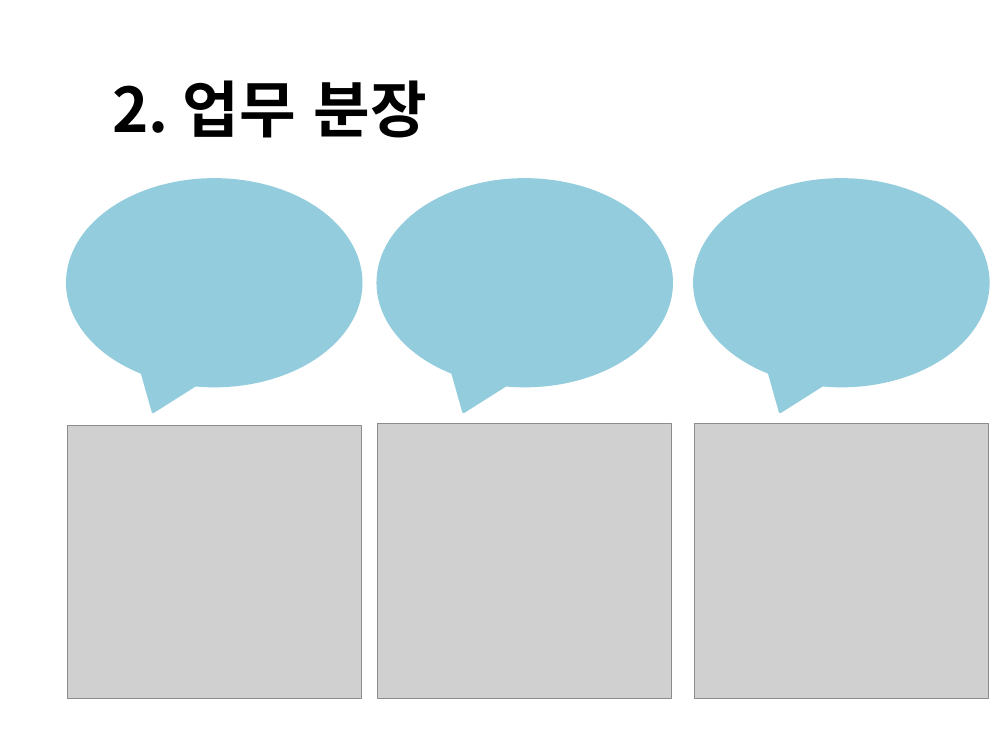
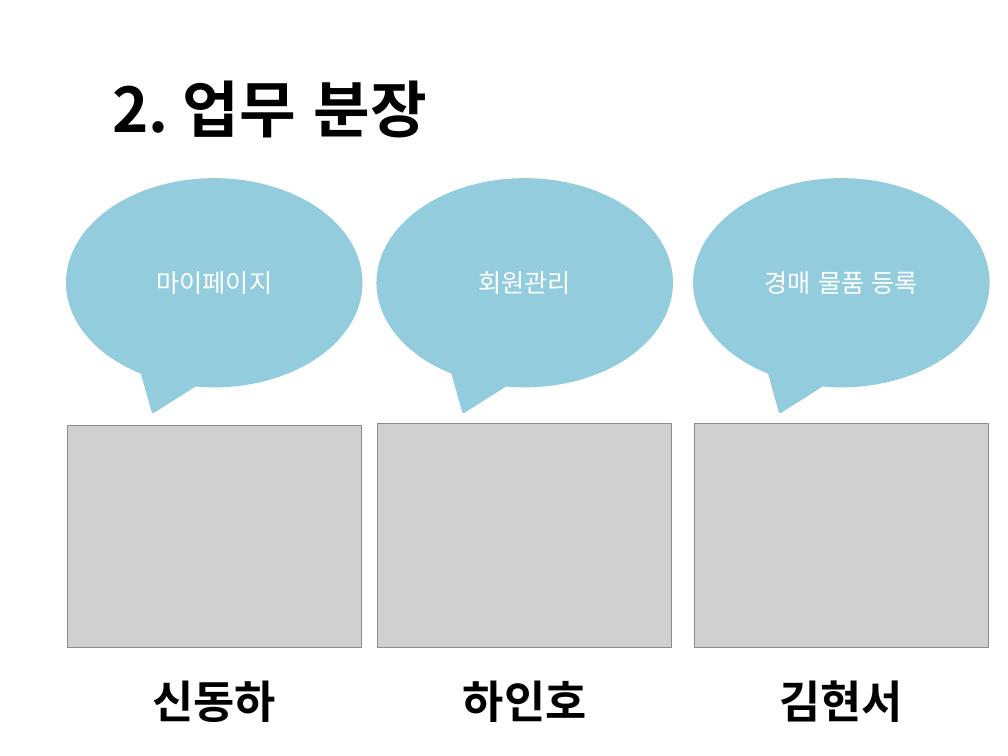
Before and after one commit to caramelslime/alpaca_resources, a slide deck: slide 5 of 알파카 옥션/알파카 옥션 1주차.pptx. Drawn at 1008x756 pixels with LibreOffice and Linux fonts; fonts in the diff are those of the drawing; grey boxes stand for pictures. Boxes give left, top, right and bottom in pixels: in the first picture for what was removed or moved away, otherwise in the second. Text is boxed around its words. In the diff, an @@ line names an element or a change of style, - is before the commit and + after.

```diff
--- a/알파카 옥션/알파카 옥션 1주차.pptx
+++ b/알파카 옥션/알파카 옥션 1주차.pptx
@@ text in speech bubble at box(156, 271, 272, 294): text added @@
+마이페이지
@@ text in speech bubble at box(478, 271, 571, 294): text added @@
+회원관리
@@ text in speech bubble at box(765, 271, 918, 294): text added @@
+경매 물품 등록
@@ picture: place and size @@
-picture at box(68, 425, 361, 699)
+picture at box(68, 425, 361, 647)
@@ picture: place and size @@
-picture at box(378, 423, 671, 699)
+picture at box(378, 423, 671, 647)
@@ picture: place and size @@
-picture at box(695, 423, 988, 699)
+picture at box(695, 423, 988, 647)
@@ text added at box(152, 680, 276, 722), 32 pt, text #000000, bold @@
+신동하
@@ text added at box(463, 680, 587, 722), 32 pt, text #000000, bold @@
+하인호
@@ text added at box(779, 680, 903, 722), 32 pt, text #000000, bold @@
+김현서
```
Also in this commit, not shown: 5 other slides changed, 1 slide added, 1 other file.
